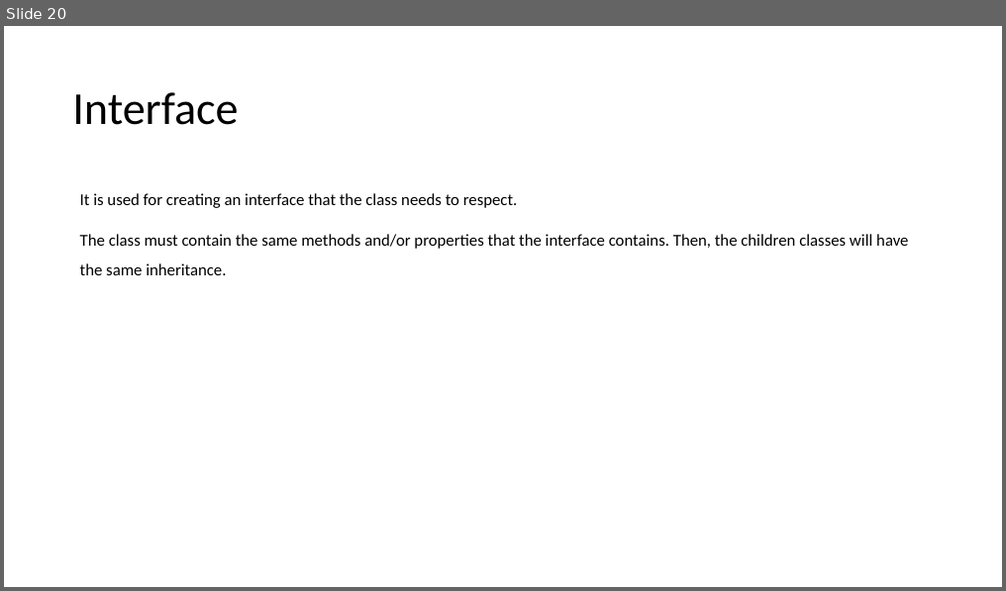
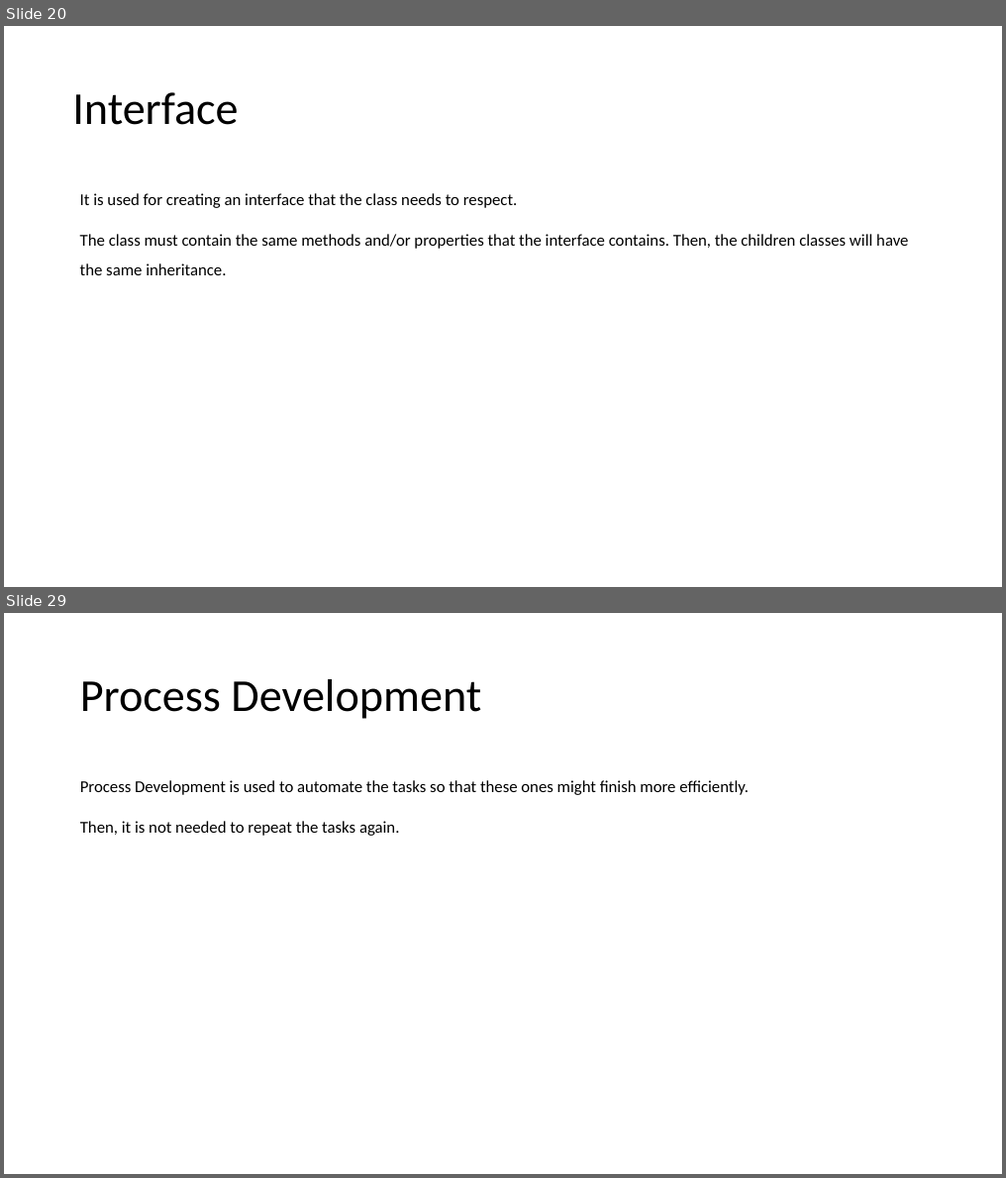
Before and after one commit to abelcondear/course, a slide deck: english/software-engineer.pptx. Shown one above the other, each under a label of ours: slide 20 before the commit, slides 20 and 29 after it; the slides between them are not shown. The pictures are 1006x591 and 1006x1178 pixels, drawn with LibreOffice and Linux fonts; fonts in the diff are those of the drawing. Boxes give left, top, right and bottom in pixels: in the first picture for what was removed or moved away, otherwise in the second. Text is boxed around its words. In the diff, an @@ line names an element or a change of style, - is before the commit and + after.

```diff
--- a/english/software-engineer.pptx
+++ b/english/software-engineer.pptx
@@ slide 29 added at bbox=[4, 613, 1002, 1174], background #FFFFFF @@
@@ title added at bbox=[80, 679, 481, 719], 44 pt, text #000000 @@
+Process Development
@@ text added at bbox=[80, 780, 748, 836], 16 pt, text #000000 @@
+Process Development is used to automate the tasks so that these ones might finish more efficiently.
+Then, it is not needed to repeat the tasks again.
```
Also in this commit, not shown: 22 other slides added, 1 other file.
